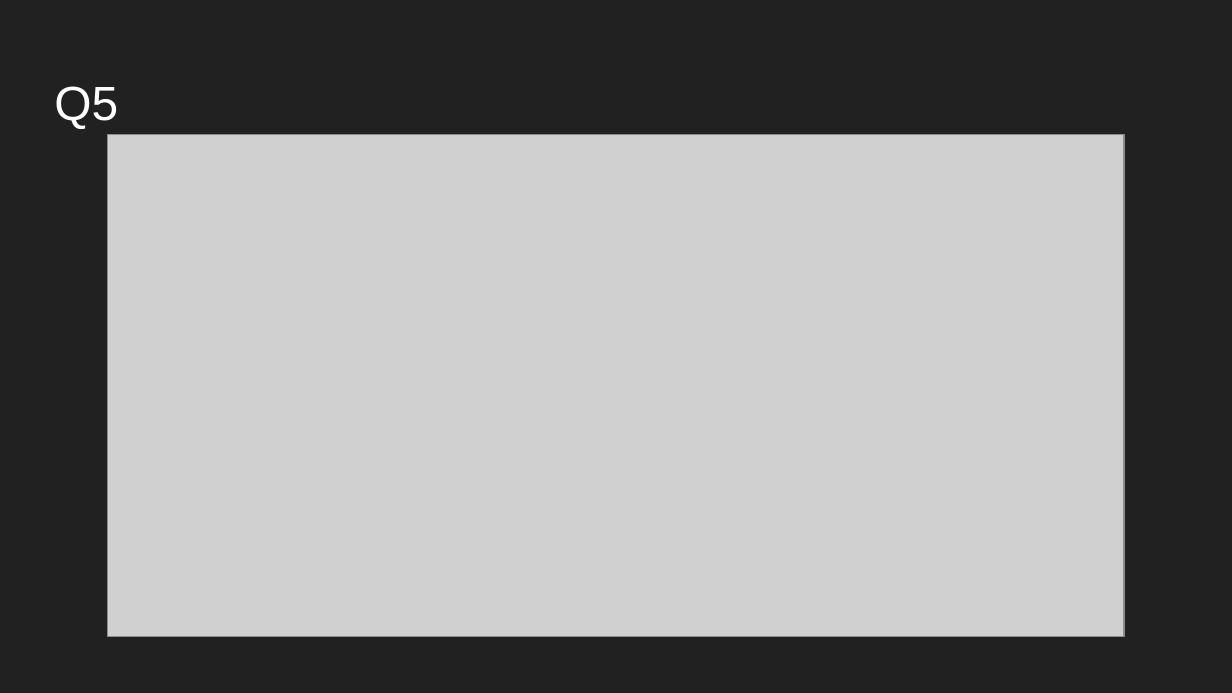
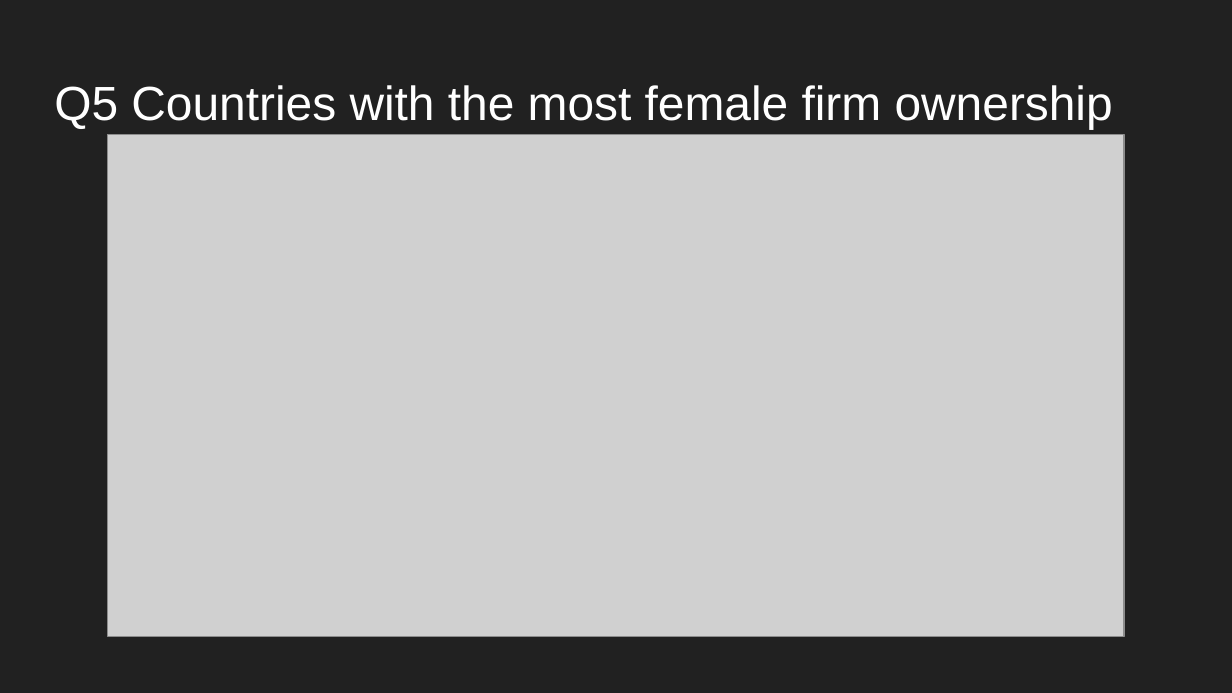
Before and after one commit to 1901-Big-Data/project-1-Joe-Spencer, a slide deck: slide 9 of Project 1_ Gender Stats.pptx. Drawn at 1232x693 pixels with LibreOffice and Linux fonts; fonts in the diff are those of the drawing; grey boxes stand for pictures. Boxes give left, top, right and bottom in pixels: in the first picture for what was removed or moved away, otherwise in the second. Text is boxed around its words. In the diff, an @@ line names an element or a change of style, - is before the commit and + after.

```diff
--- a/Project 1_ Gender Stats.pptx
+++ b/Project 1_ Gender Stats.pptx
@@ title at [54,85,1113,129]: text changed @@
-Q5
+Q5 Countries with the most female firm ownership
```
Also in this commit, not shown: 6 other slides changed, 2 other files.
